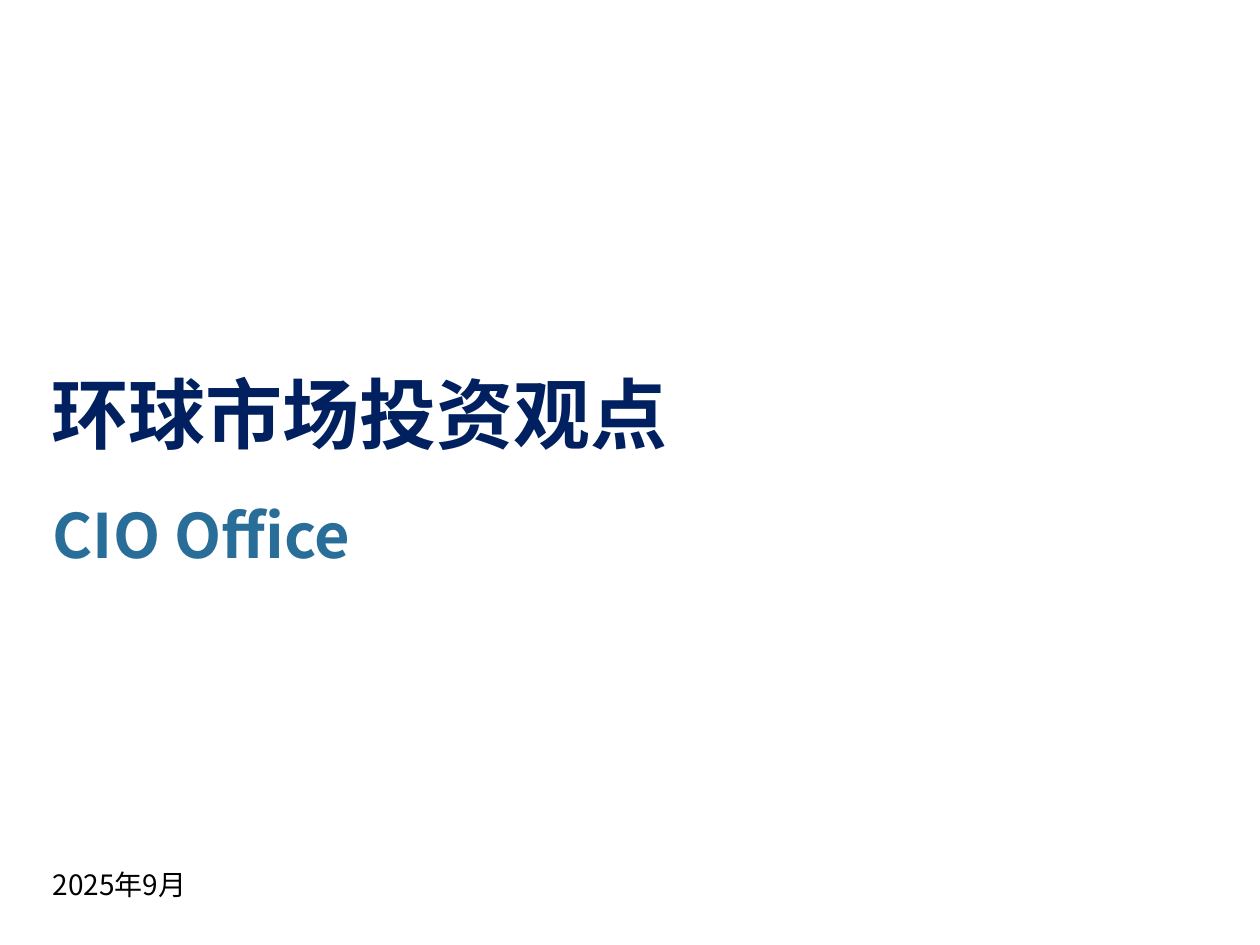
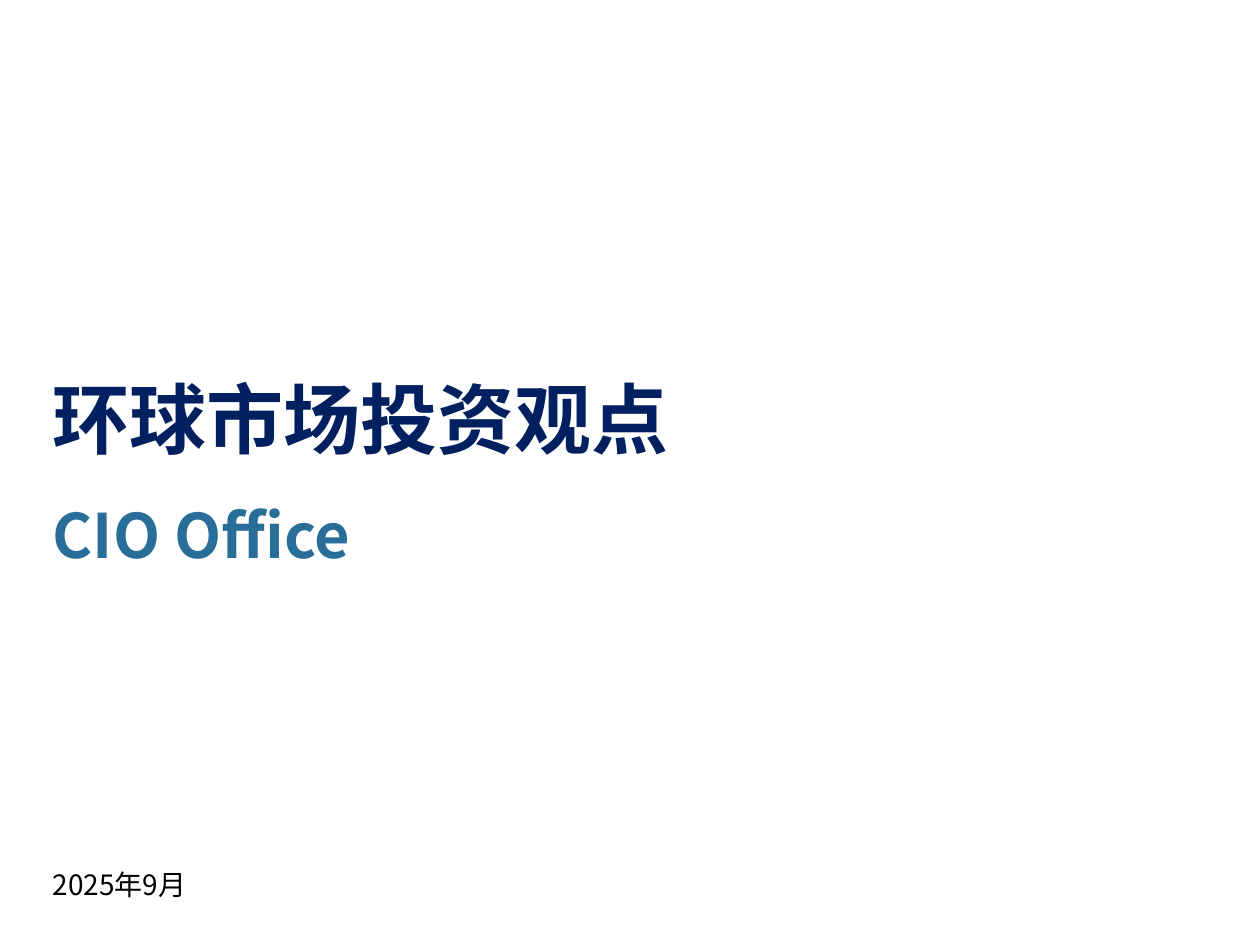
Before and after one commit to Charlotte-fargo/ai_ppt, a slide deck: slide 1 of template/AI PPT v2.pptx. Drawn at 1260x945 pixels with LibreOffice and Linux fonts; fonts in the diff are those of the drawing; background and template pictures are left out. Boxes give left, top, right and bottom in pixels: in the first picture for what was removed or moved away, otherwise in the second. Text is boxed around its words. In the diff, an @@ line names an element or a change of style, - is before the commit and + after.

```diff
--- a/template/AI PPT v2.pptx
+++ b/template/AI PPT v2.pptx
@@ title "环球市场投资观点" moved from (x1=51, y1=377, x2=667, y2=450) to (x1=53, y1=382, x2=669, y2=455) @@
```
Also in this commit, not shown: 2 other files.
